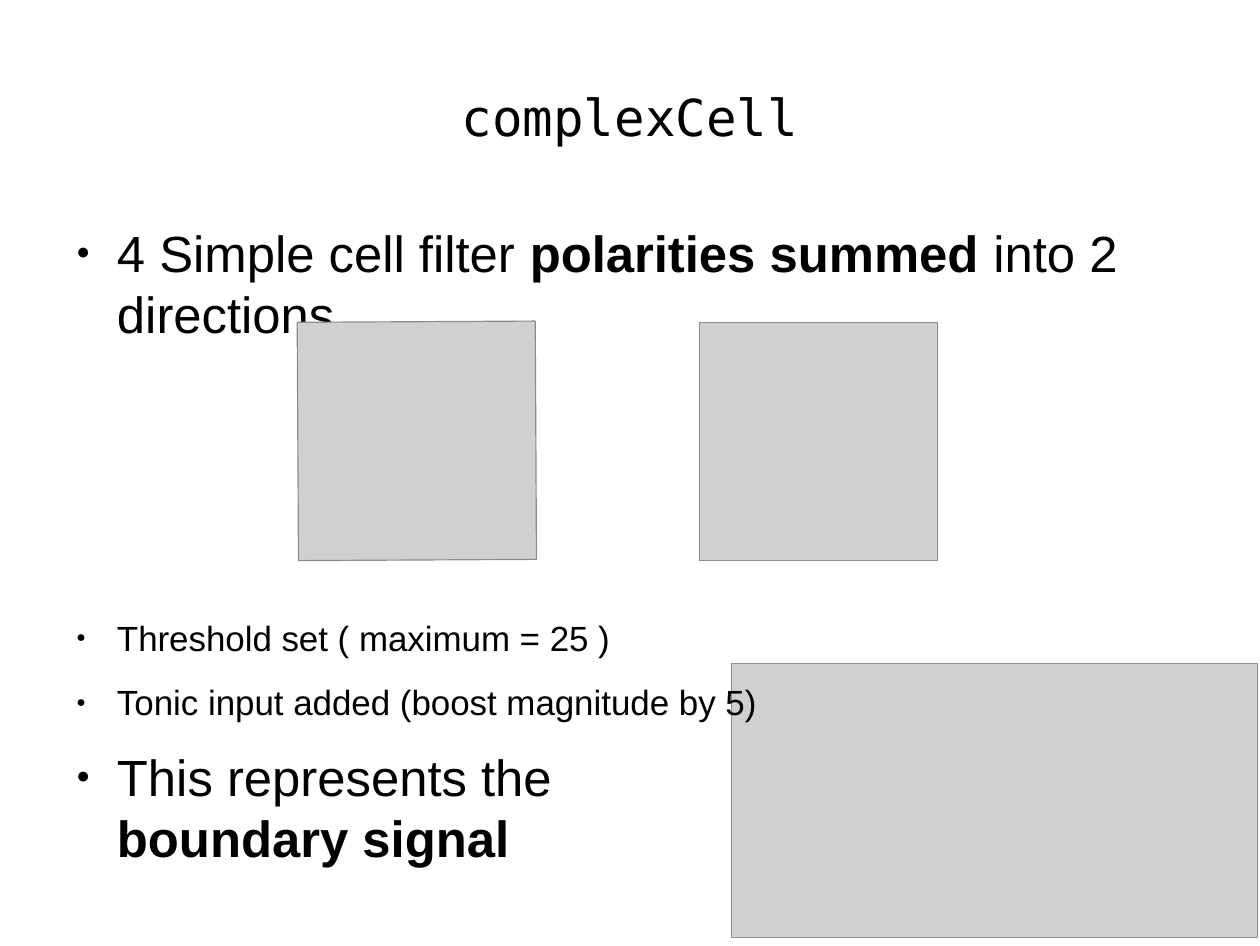
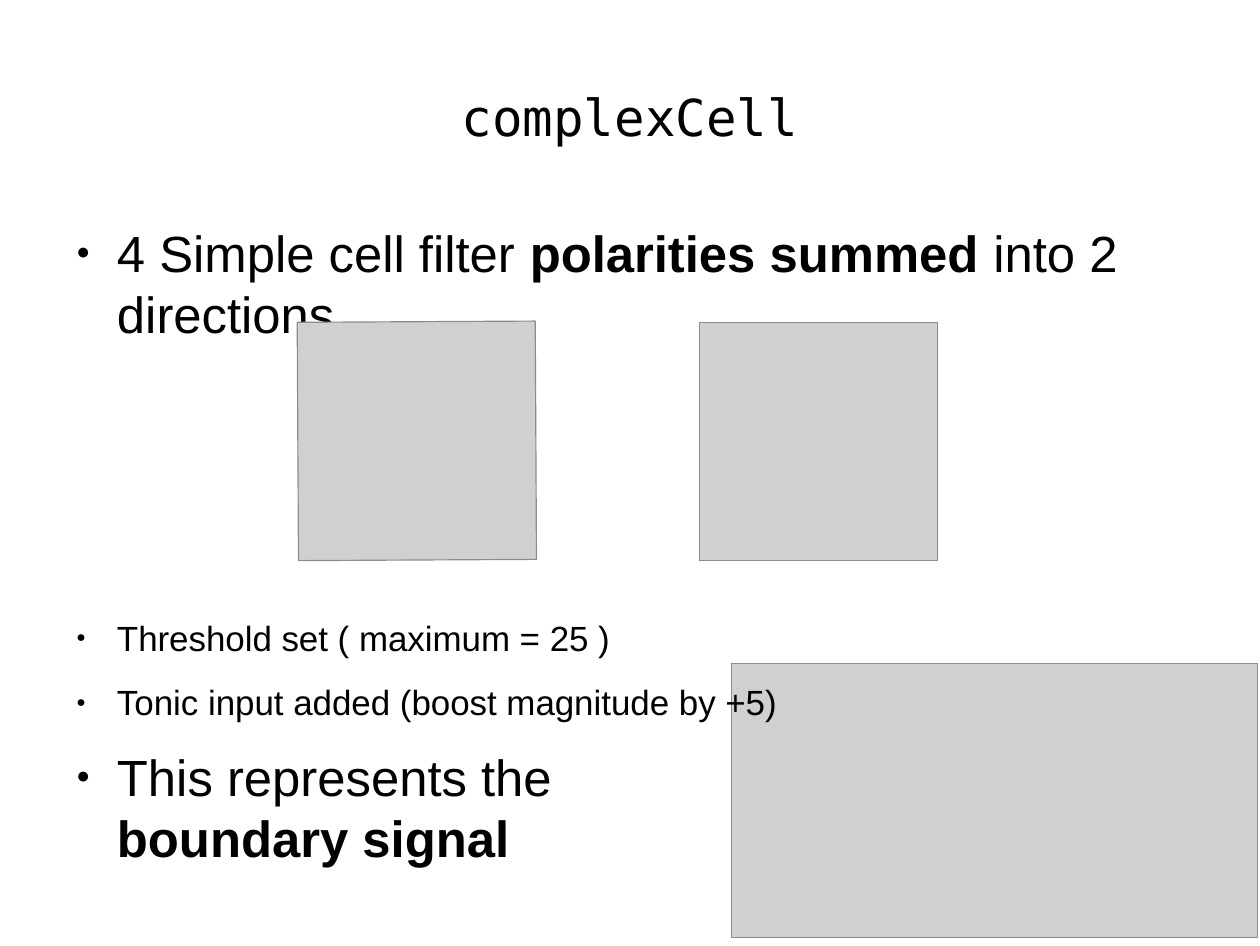
Before and after one commit to TUBvision/contAdapt_francis, a slide deck: slide 12 of Presentation_of_Model.odp. Drawn at 1260x946 pixels with LibreOffice and Linux fonts; fonts in the diff are those of the drawing; grey boxes stand for pictures. Boxes give left, top, right and bottom in pixels: in the first picture for what was removed or moved away, otherwise in the second. Text is boxed around its words. In the diff, an @@ line names an element or a change of style, - is before the commit and + after.

```diff
--- a/Presentation_of_Model.odp
+++ b/Presentation_of_Model.odp
@@ text at bbox=[117, 687, 776, 722]: text changed @@
-● Tonic input added (boost magnitude by 5)
+● Tonic input added (boost magnitude by +5)
```
Also in this commit, not shown: 1 other slide changed, 2 slides added, 3 slides removed, 2 other files.
